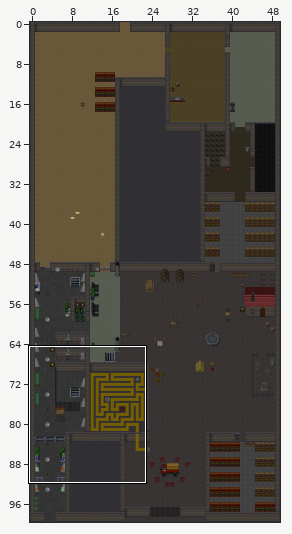
Tiled map (JSON) -- maps/ebk_e0.json. Above, an overview of the earlier version with the close-up marked.
Close-up. Before the edit:
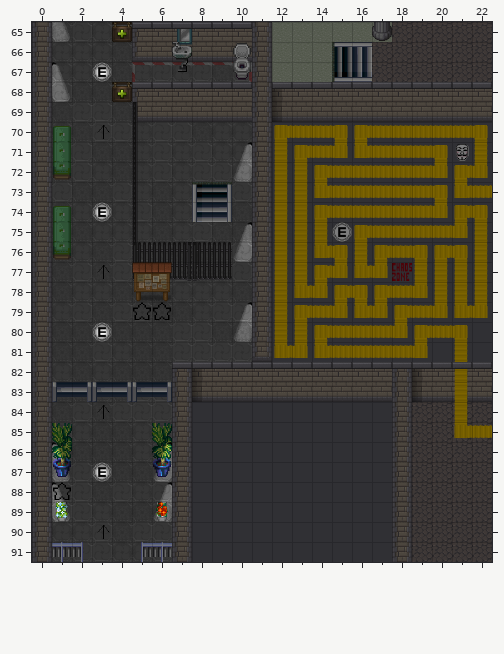
Cells are 32x32 px. Shown: x 0..22, y 65..91. The commit also changed other parts of the map, which this record leaves out.
The same view after the edit:
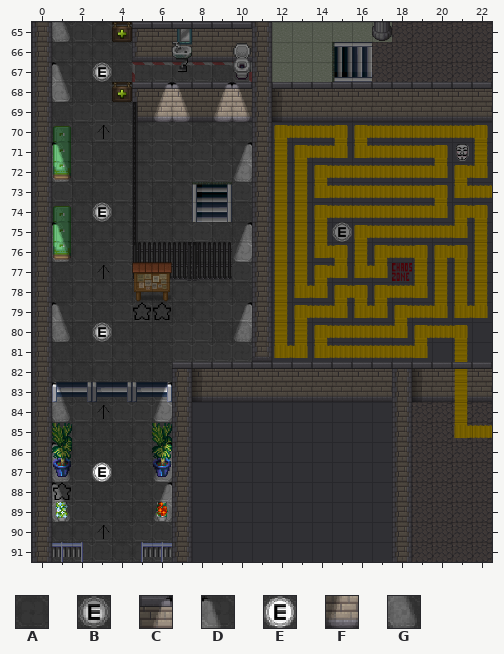
Key: from "nightoverlay": A 0, B 1 turned 180, C 3, D 3 flipped left-right, E 9, F 11, G 11 flipped left-right.
_ is an empty cell.
See-through tiles are keyed as they look on the map.
The author wrote: tileset nightoverlay
What changed:
Layer "Nightoverlay":
y 68: x 6..7 AA -> CD; x 9..10 AA -> CD
y 69: x 6..7 AA -> FG; x 9..10 AA -> FG
y 71: x 1 A -> D
y 72: x 1 A -> G
y 75: x 1 A -> D
y 76: x 1 A -> G
y 79: x 1 A -> D
y 80: x 1 A -> G
y 83: x 1 A -> D; x 6 A -> C
y 84: x 1 A -> G; x 6 A -> F
y 87: x 3 B -> E
